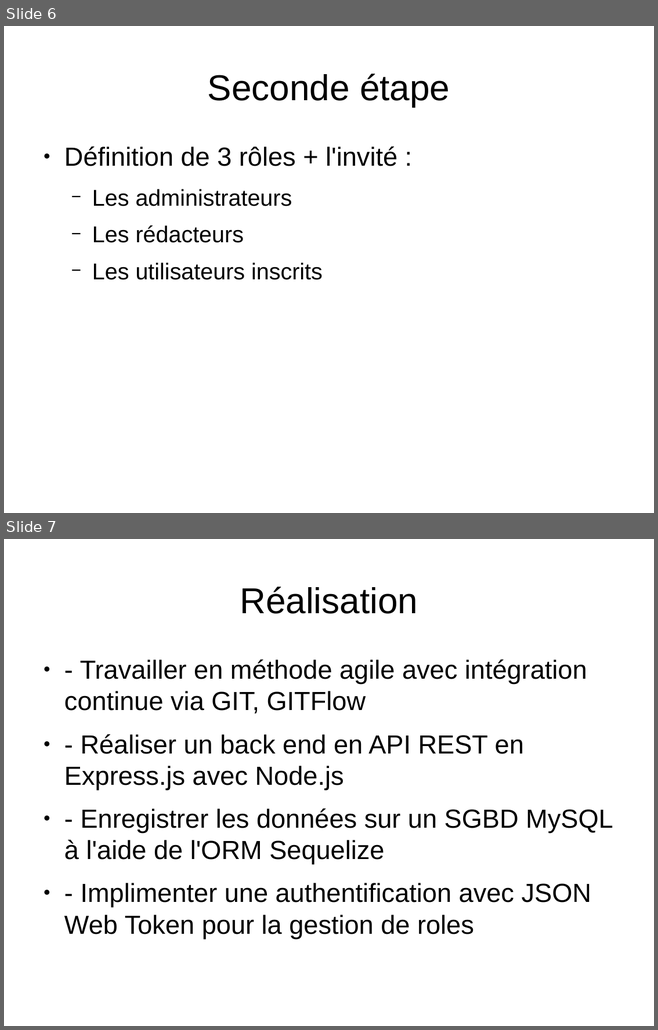
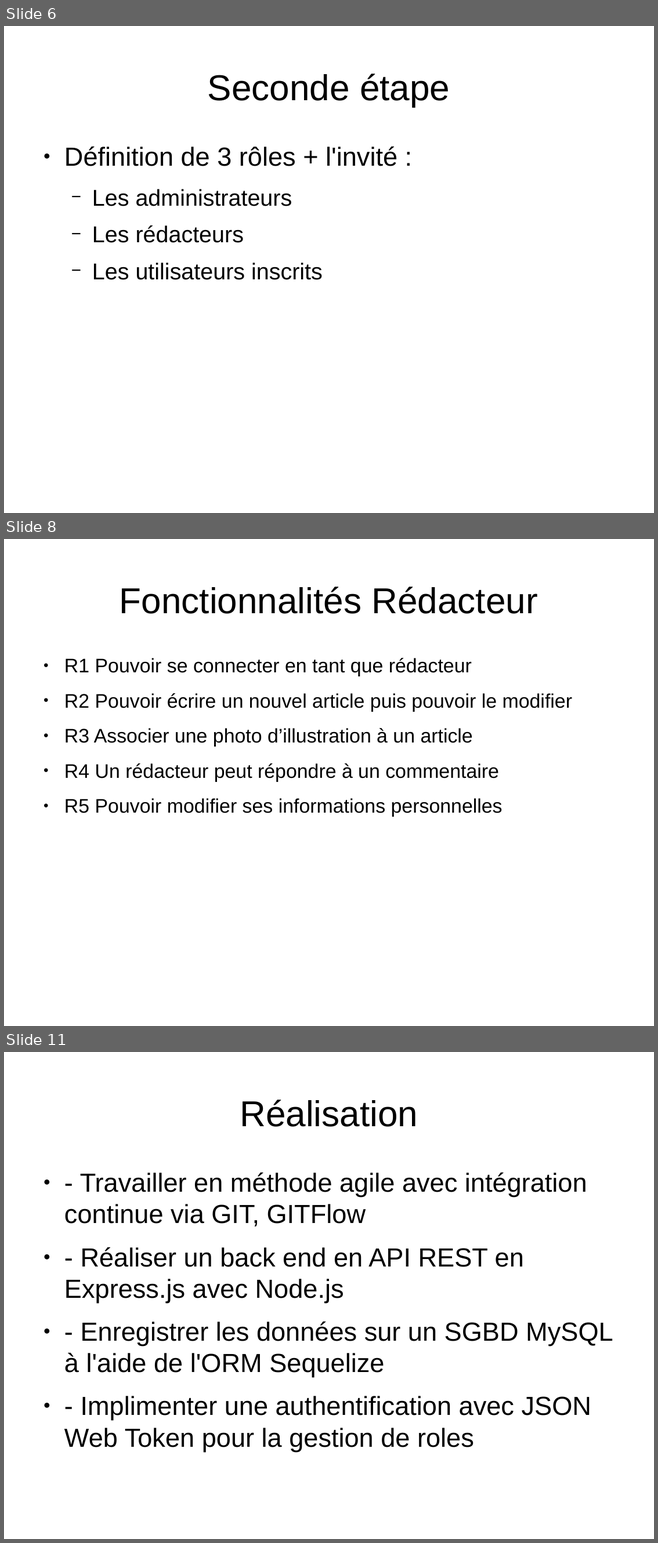
Before and after one commit to Wathil/POECNews, a slide deck: presentation.odp. Shown one above the other, each under a label of ours: slides 6 and 7 before the commit, slides 6, 8 and 11 after it; the slides between them are not shown. The pictures are 658x1030 and 658x1543 pixels, drawn with LibreOffice and Linux fonts; fonts in the diff are those of the drawing. Boxes give left, top, right and bottom in pixels: in the first picture for what was removed or moved away, otherwise in the second. Text is boxed around its words. In the diff, an @@ line names an element or a change of style, - is before the commit and + after.

```diff
--- a/presentation.odp
+++ b/presentation.odp
@@ slide 8 added at <box>4,539,654,1026</box>, background #FFFFFF @@
@@ title added at <box>119,587,537,614</box>, 44 pt, text #000000 @@
+Fonctionnalités Rédacteur
@@ text added at <box>64,658,572,817</box>, 24 pt, text #000000 @@
+● R1 Pouvoir se connecter en tant que rédacteur
+● R2 Pouvoir écrire un nouvel article puis pouvoir le modifier
+● R3 Associer une photo d’illustration à un article
+● R4 Un rédacteur peut répondre à un commentaire
+● R5 Pouvoir modifier ses informations personnelles
@@ what was slide 7 is now slide 11 @@
```
Also in this commit, not shown: 3 slides changed, 4 other slides added.
